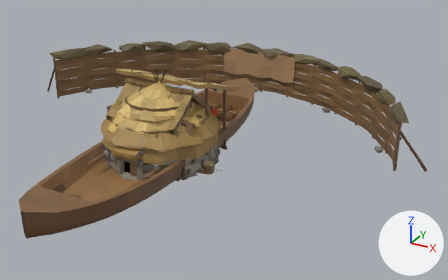
Two versions of the glTF model src/assets/band.glb, one commit apart.
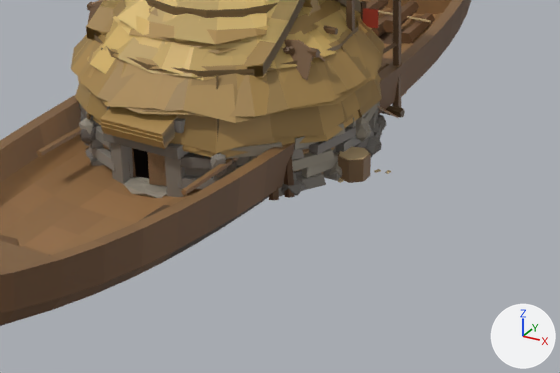
Old and new are each drawn whole from a camera (50 mm lens) standing at (2.22, -3.17, 1.8) and looking at (0.3, 0.33, 0.05) and again close up on the part from 16% to 64% of the width and 37% to 88% of the height. The axes (+X, +Y, +Z) are drawn at lower right. The lights are the same throughout. The last two pictures show the newer version.

Objects in the first close-up: 'bld__hut0', 'bld__hut0d', 'bld__hut0s', 'bld__hut1', 'bld__hut1d', 'bld__hut1s', 'bld__leanto', 'bld__storehouse', 'bld__storehoused', 'bld__woodshed', 'boat__dugout' and 3 more.
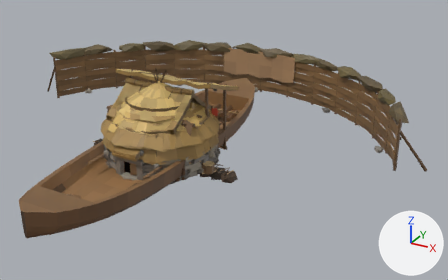
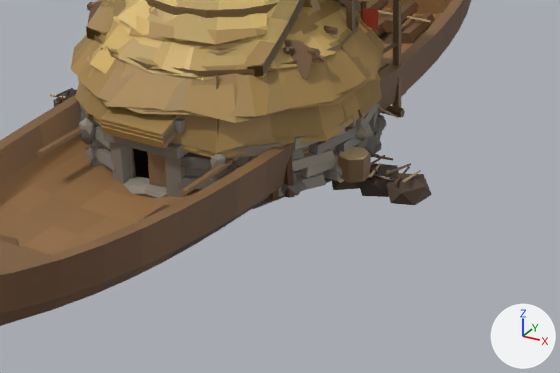
The change in detail:
Mesh me_lodge__beaver is new.
It has 644 vertices, 1000 faces and spans x -0.295..0.286, y -0.266..0.266, z -0.183..0.146.
It uses material mat_defaultmaterial_112.
Mesh me_dam__beaver is new.
It has 888 vertices, 1360 faces and spans x -0.573..0.574, y -0.081..0.09, z -0.08..0.028.
It uses material mat_defaultmaterial_058.
Object 'lodge__beaver' (ob_lodge__beaver) is new; it shows me_lodge__beaver.
Its location is (0.0, 0.0, 0.0).
Object 'dam__beaver' (ob_dam__beaver) is new; it shows me_dam__beaver.
Its location is (0.0, 0.0, 0.0).

Location of each change, [x1, y1, x2, y2] in pixels of the close-ups (560 x 373 px):
'dam__beaver', added (mostly hidden)
    after: [50, 88, 432, 205]
'lodge__beaver', added (mostly hidden)
    after: [252, 195, 285, 209]
